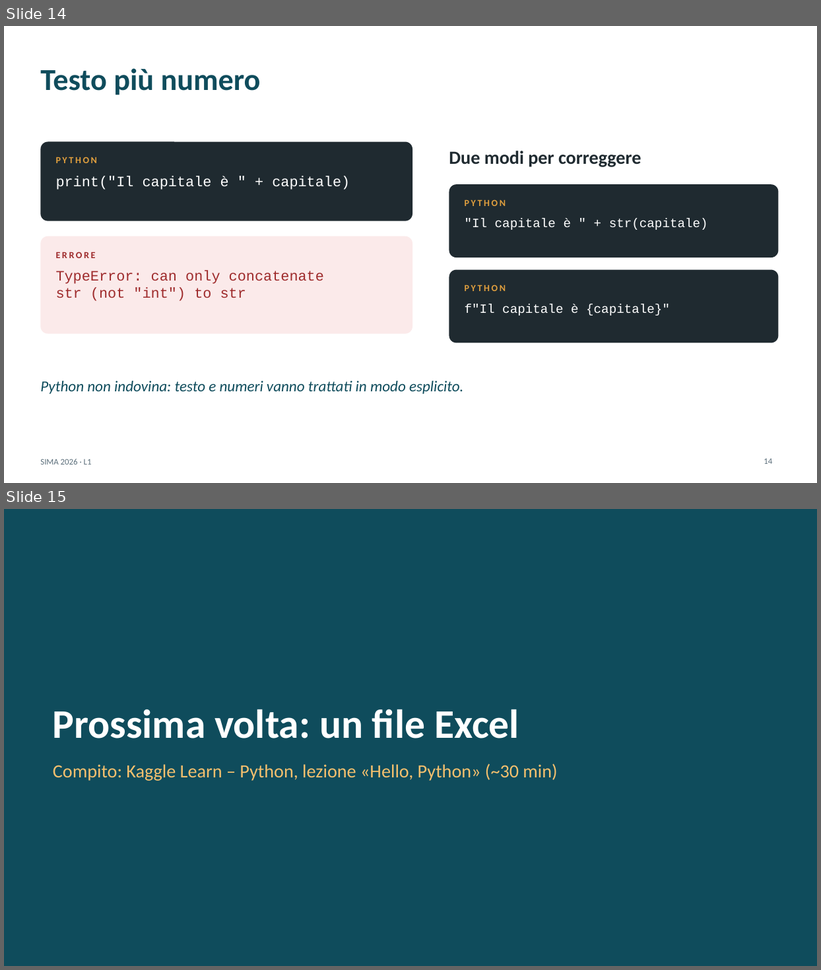
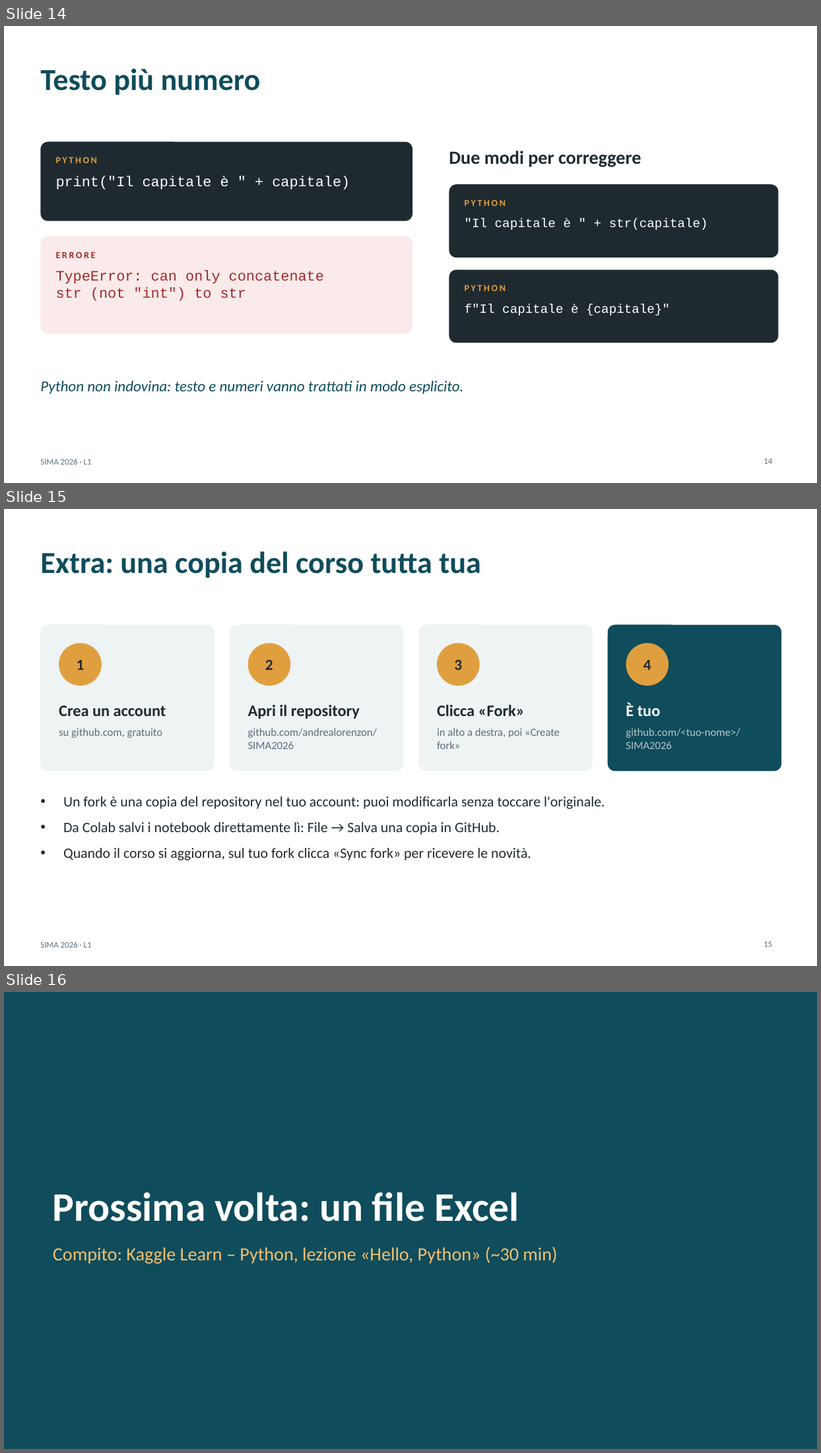
Before and after one commit to andrealorenzon/SIMA2026, a slide deck: L01_python_calcolatrice/slide_complete.pptx. Shown one above the other, each under a label of ours: slides 14 and 15 before the commit, slides 14, 15 and 16 after it. The pictures are 821x970 and 821x1453 pixels, drawn with LibreOffice and Linux fonts; fonts in the diff are those of the drawing. Boxes give left, top, right and bottom in pixels: in the first picture for what was removed or moved away, otherwise in the second. Text is boxed around its words. In the diff, an @@ line names an element or a change of style, - is before the commit and + after.

```diff
--- a/L01_python_calcolatrice/slide_complete.pptx
+++ b/L01_python_calcolatrice/slide_complete.pptx
@@ slide 15 added at (x1=4, y1=509, x2=817, y2=966), background #FFFFFF; not listed: 1 template element that a slide beside it also shows @@
@@ title added at (x1=40, y1=551, x2=481, y2=578), 36 pt, text #0F4C5C, bold @@
+Extra: una copia del corso tutta tua
@@ rounded rectangle added at (x1=40, y1=625, x2=215, y2=771), fill #EEF3F4 @@
@@ rounded rectangle added at (x1=230, y1=625, x2=403, y2=771), fill #EEF3F4 @@
@@ rounded rectangle added at (x1=418, y1=625, x2=593, y2=771), fill #EEF3F4 @@
@@ rounded rectangle added at (x1=608, y1=625, x2=781, y2=771), fill #0F4C5C @@
@@ ellipse added at (x1=59, y1=643, x2=102, y2=686), fill #E09F3E @@
@@ ellipse added at (x1=248, y1=643, x2=290, y2=686), fill #E09F3E @@
@@ ellipse added at (x1=437, y1=643, x2=480, y2=686), fill #E09F3E @@
@@ ellipse added at (x1=626, y1=643, x2=669, y2=686), fill #E09F3E @@
@@ text added at (x1=77, y1=660, x2=85, y2=670), 18.2 pt, text #1F2A30, bold @@
+1
@@ text added at (x1=265, y1=659, x2=273, y2=670), 18.2 pt, text #1F2A30, bold @@
+2
@@ text added at (x1=454, y1=659, x2=462, y2=670), 18.2 pt, text #1F2A30, bold @@
+3
@@ text added at (x1=644, y1=660, x2=651, y2=670), 18.2 pt, text #1F2A30, bold @@
+4
@@ text added at (x1=59, y1=706, x2=166, y2=716), 19 pt, text #1F2A30, bold @@
+Crea un account
@@ text added at (x1=248, y1=705, x2=360, y2=719), 19 pt, text #1F2A30, bold @@
+Apri il repository
@@ text added at (x1=437, y1=705, x2=525, y2=716), 19 pt, text #1F2A30, bold @@
+Clicca «Fork»
@@ text added at (x1=626, y1=703, x2=661, y2=716), 19 pt, text #FFFFFF, bold @@
+È tuo
@@ text added at (x1=59, y1=728, x2=162, y2=738), 13 pt, text #5C6F7B @@
+su github.com, gratuito
@@ text added at (x1=248, y1=728, x2=377, y2=749), 13 pt, text #5C6F7B @@
+github.com/andrealorenzon/SIMA2026
@@ text added at (x1=437, y1=728, x2=560, y2=749), 13 pt, text #5C6F7B @@
+in alto a destra, poi «Create fork»
@@ text added at (x1=626, y1=728, x2=740, y2=749), 13 pt, text #B8C4CB @@
+github.com/<tuo-nome>/SIMA2026
@@ text added at (x1=63, y1=797, x2=605, y2=861), 17 pt, text #1F2A30 @@
+• Un fork è una copia del repository nel tuo account: puoi modificarla senza toccare l'originale.
+• Da Colab salvi i notebook direttamente lì: File → Salva una copia in GitHub.
+• Quando il corso si aggiorna, sul tuo fork clicca «Sync fork» per ricevere le novità.
@@ page number added at (x1=764, y1=942, x2=772, y2=947), 10 pt, text #5C6F7B @@
+15
@@ what was slide 15 is now slide 16 @@
```
Also in this commit, not shown: 1 other file.
